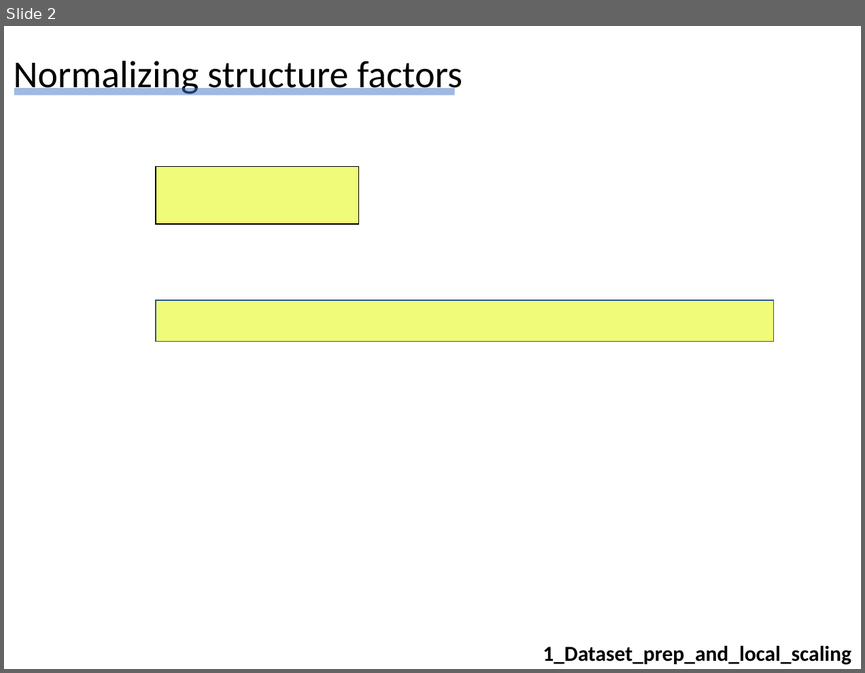
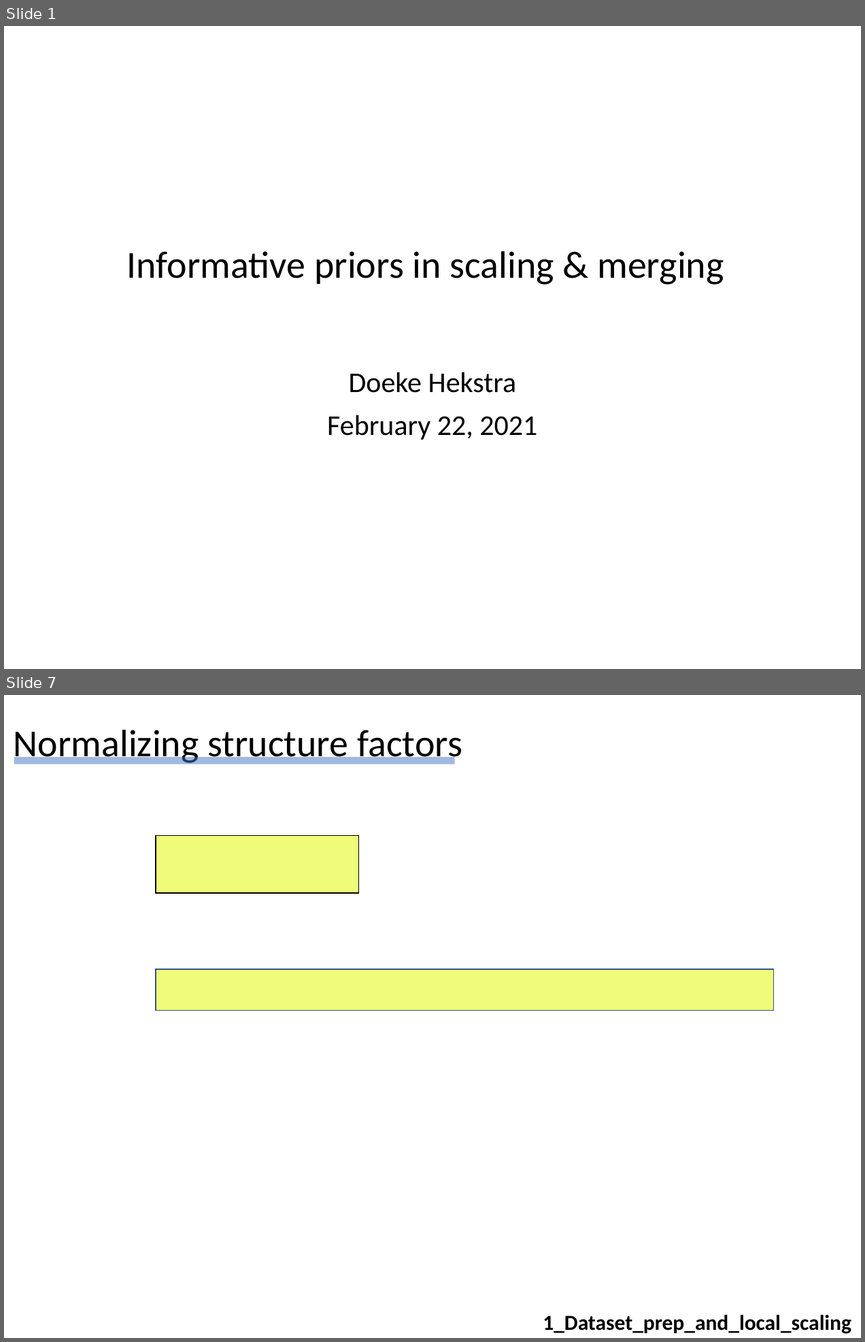
Before and after one commit to Hekstra-Lab/dw, a slide deck: Summary_of_findings_DH_20210218.pptx. Shown one above the other, each under a label of ours: slide 2 before the commit, slides 1 and 7 after it; the slides between them are not shown. The pictures are 865x673 and 865x1342 pixels, drawn with LibreOffice and Linux fonts; fonts in the diff are those of the drawing; grey boxes stand for pictures. Boxes give left, top, right and bottom in pixels: in the first picture for what was removed or moved away, otherwise in the second. Text is boxed around its words. In the diff, an @@ line names an element or a change of style, - is before the commit and + after.

```diff
--- a/Summary_of_findings_DH_20210218.pptx
+++ b/Summary_of_findings_DH_20210218.pptx
@@ slide 1 added at [4,26,861,669], background #FFFFFF @@
@@ text added at [127,251,723,284], 32 pt, text #000000 @@
+Informative priors in scaling & merging
@@ subtitle added at [327,371,537,439], 24 pt, text #000000 @@
+Doeke Hekstra
+February 22, 2021
@@ what was slide 2 is now slide 7 @@
```
Also in this commit, not shown: 5 other slides added, 1 slide removed, 10 other files.
